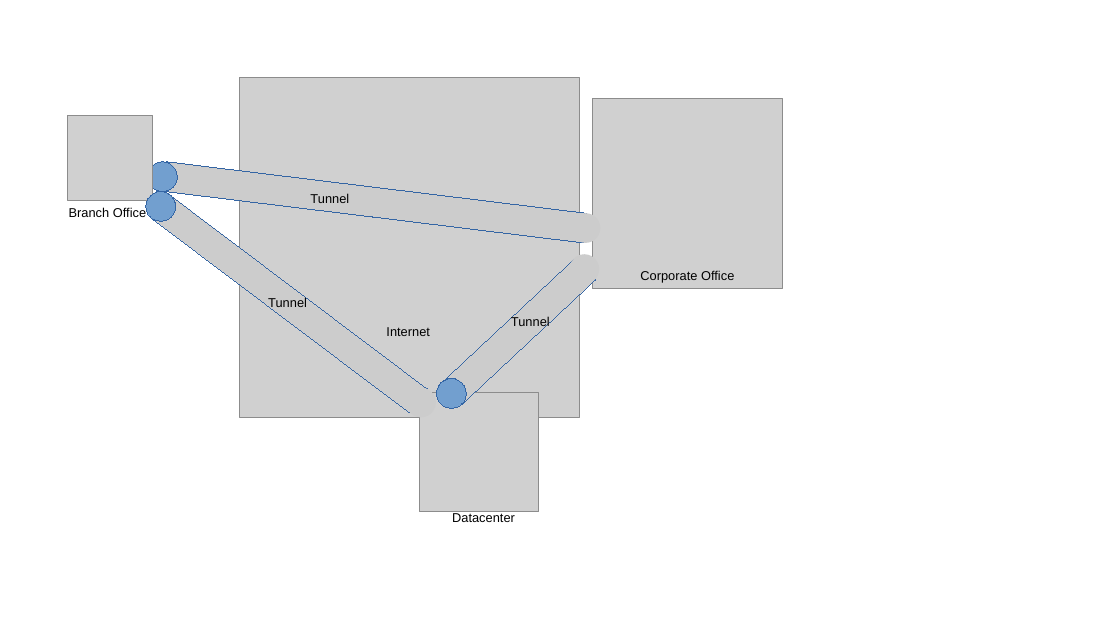
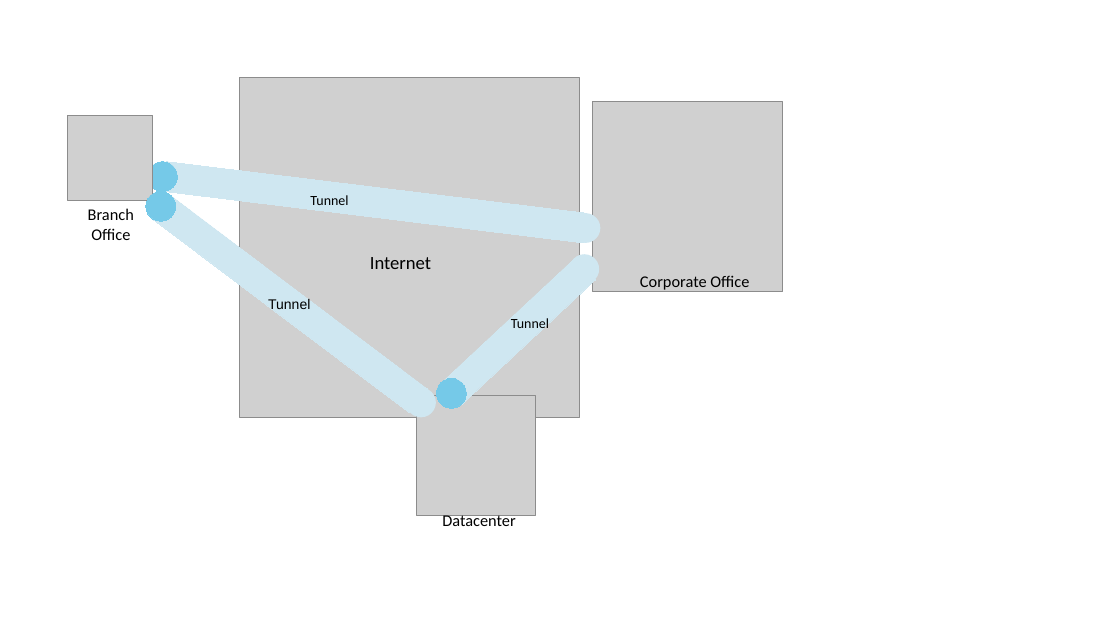
Before and after one commit to SystemsApproach/security, a slide deck: slide 4 of figures/SecurityFigs.odp (slide 8 before the commit). Drawn at 1120x630 pixels with LibreOffice and Linux fonts; fonts in the diff are those of the drawing; grey boxes stand for pictures. Boxes give left, top, right and bottom in pixels: in the first picture for what was removed or moved away, otherwise in the second. Text is boxed around its words. In the diff, an @@ line names an element or a change of style, - is before the commit and + after.

```diff
--- a/figures/SecurityFigs.odp
+++ b/figures/SecurityFigs.odp
@@ picture: place and size @@
-picture at (593, 98, 783, 288)
+picture at (593, 102, 783, 292)
@@ fill #CCCCCC to #CFE7F1; outline #3465A4 0 pt to #CFE7F1 0 pt in 3 elements at (441, 258, 595, 405), (152, 195, 428, 413), (163, 162, 588, 243) @@
@@ text at (88, 208, 134, 240): text changed; size 11 to 14 pt; font Arial to Calibri @@
-Branch Office
+Branch
+Office
@@ fill #729FCF to #75C9E8; outline #3465A4 0 pt to #75C9E8 0 pt in 3 elements at (148, 162, 177, 192), (437, 379, 466, 408), (146, 192, 176, 221) @@
@@ text "Tunnel" at (310, 195, 348, 205): size 11 to 12 pt, font Arial to Calibri @@
@@ text "Internet": place and size @@
-text "Internet" at (386, 327, 430, 336)
+text "Internet" at (370, 257, 431, 269)
@@ text "Internet" at (370, 257, 431, 269): size 11 to 16 pt, font Arial to Calibri @@
@@ text "Corporate Office" at (640, 275, 749, 292): size 11 to 14 pt, font Arial to Calibri @@
@@ text "Tunnel" at (268, 298, 310, 309): size 11 to 12 pt @@
@@ text "Tunnel" at (511, 318, 549, 328): size 11 to 12 pt, font Arial to Calibri @@
@@ fill #CCCCCC to #CFE7F1 in 3 elements at (571, 213, 600, 243), (570, 255, 599, 284), (407, 387, 436, 417) @@
@@ picture: place and size @@
-picture at (419, 392, 539, 512)
+picture at (416, 396, 535, 515)
@@ text "Datacenter": place and size @@
-text "Datacenter" at (452, 513, 515, 522)
+text "Datacenter" at (442, 513, 516, 526)
@@ text "Datacenter" at (442, 513, 516, 526): size 11 to 14 pt, font Arial to Calibri @@
```
Also in this commit, not shown: 7 other slides changed, 3 slides added, 16 other files.
